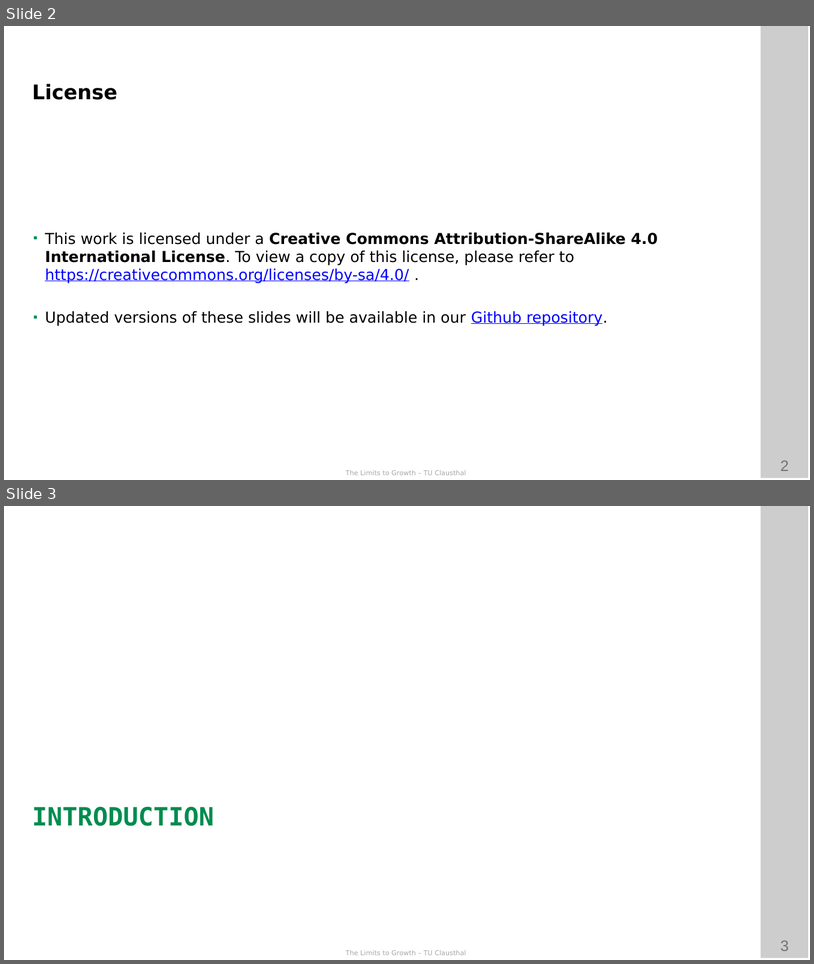
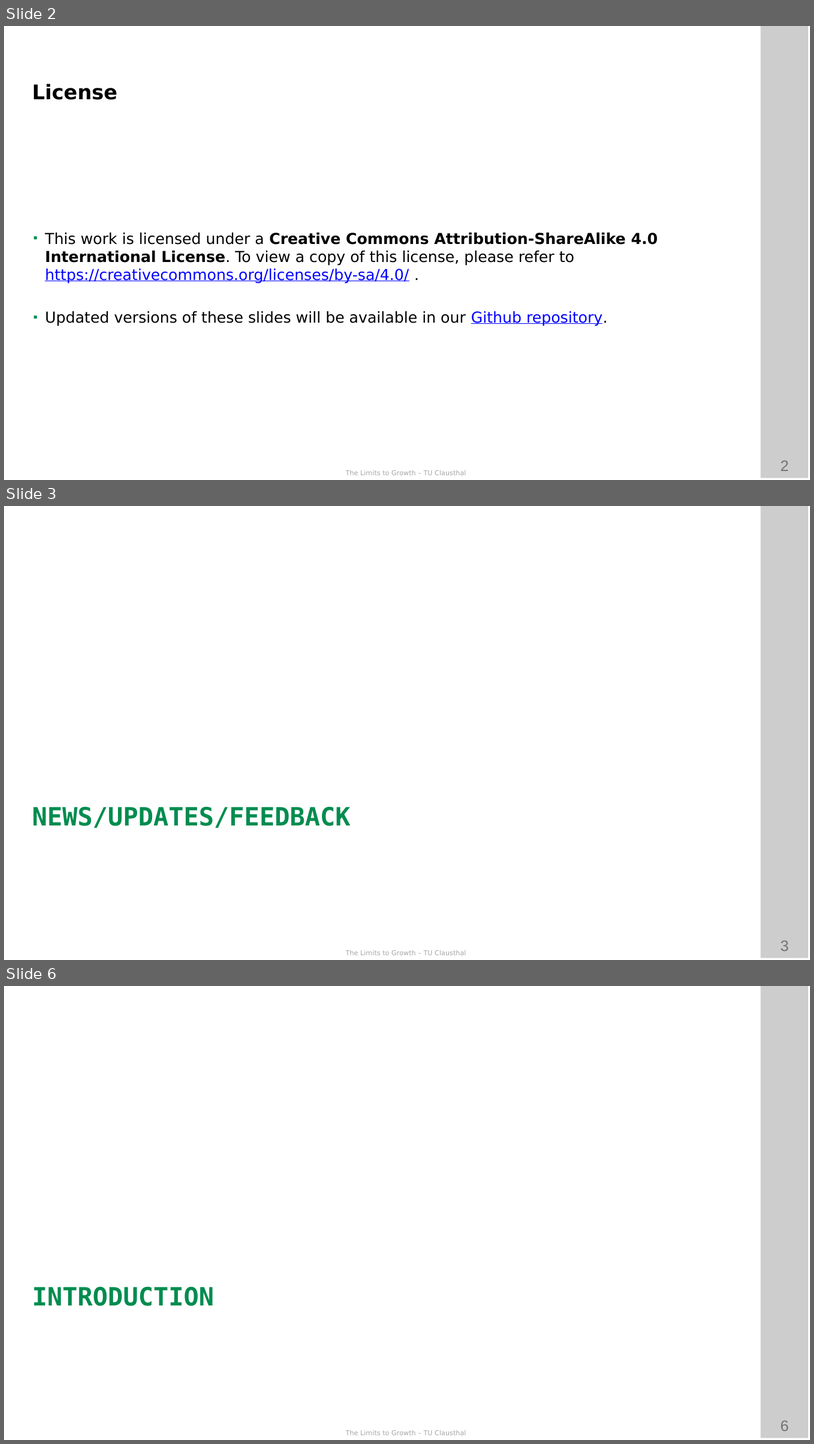
Before and after one commit to ETCE-LAB/teaching-material, a slide deck: The-Limits-to-Growth/LTG-L10-Beyond-the-Circular-Economy--Part-1.pptx. Shown one above the other, each under a label of ours: slides 2 and 3 before the commit, slides 2, 3 and 6 after it; the slides between them are not shown. The pictures are 814x964 and 814x1444 pixels, drawn with LibreOffice and Linux fonts; fonts in the diff are those of the drawing; background and template pictures are left out. Boxes give left, top, right and bottom in pixels: in the first picture for what was removed or moved away, otherwise in the second. Text is boxed around its words. In the diff, an @@ line names an element or a change of style, - is before the commit and + after.

Commit message:
* added LTG E04 feedback to L10

```diff
--- a/The-Limits-to-Growth/LTG-L10-Beyond-the-Circular-Economy--Part-1.pptx
+++ b/The-Limits-to-Growth/LTG-L10-Beyond-the-Circular-Economy--Part-1.pptx
@@ slide 3 added at (x1=4, y1=506, x2=810, y2=960), background #FFFFFF; not listed: 4 template elements that a slide beside it also shows @@
@@ text added at (x1=32, y1=807, x2=351, y2=828), 30 pt, text #008C4F, bold @@
+NEWS/UPDATES/FEEDBACK
@@ what was slide 3 is now slide 6 @@
@@ page number at (x1=781, y1=1420, x2=789, y2=1431): text changed @@
-3
+6
```
Also in this commit, not shown: 2 other slides added, 1 other file.
